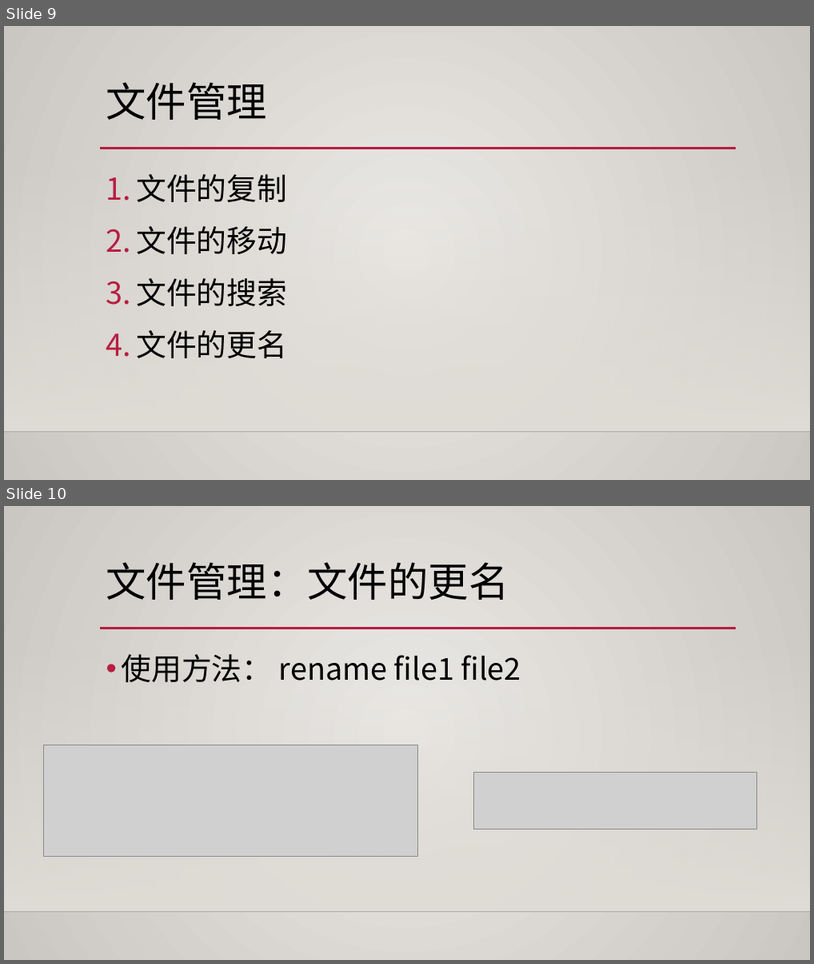
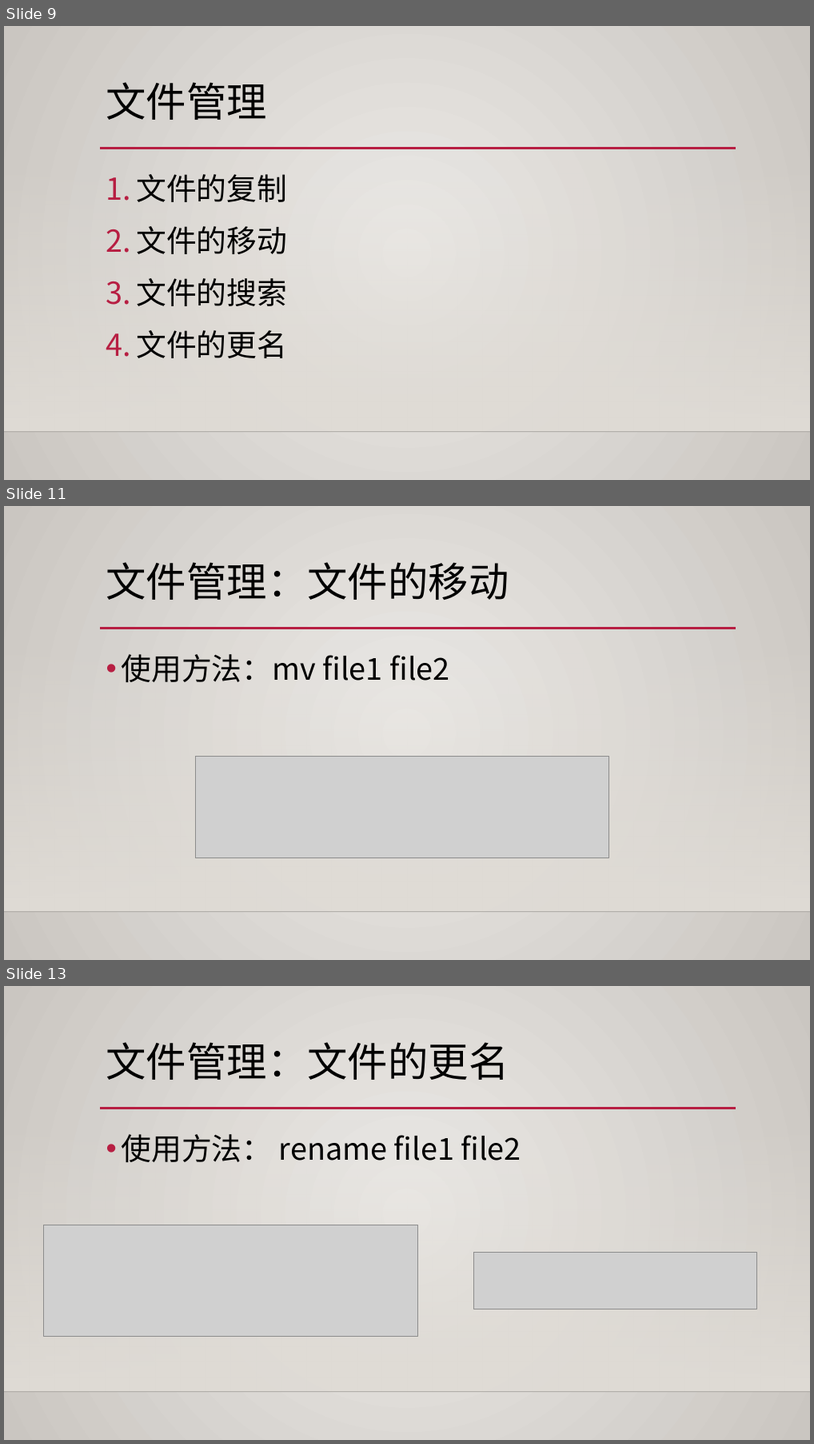
Before and after one commit to wuhaixu2016/xv6_OS, a slide deck: report/shell改进.pptx. Shown one above the other, each under a label of ours: slides 9 and 10 before the commit, slides 9, 11 and 13 after it; the slides between them are not shown. The pictures are 814x964 and 814x1444 pixels, drawn with LibreOffice and Linux fonts; fonts in the diff are those of the drawing; grey boxes stand for pictures; background and template pictures are left out. Boxes give left, top, right and bottom in pixels: in the first picture for what was removed or moved away, otherwise in the second. Text is boxed around its words. In the diff, an @@ line names an element or a change of style, - is before the commit and + after.

```diff
--- a/report/shell改进.pptx
+++ b/report/shell改进.pptx
@@ slide 11 added at (4,506,810,960), background gradient #ECEAE7 to #CAC7C1; not listed: 3 template elements that a slide beside it also shows @@
@@ title added at (106,562,510,600), 48 pt, text #000000 @@
+文件管理：文件的移动
@@ text added at (121,654,450,682), 36 pt, text #000000 @@
+• 使用方法：mv file1 file2
@@ picture added at (196,756,610,857) @@
@@ what was slide 10 is now slide 13 @@
```
Also in this commit, not shown: 2 other slides added.
